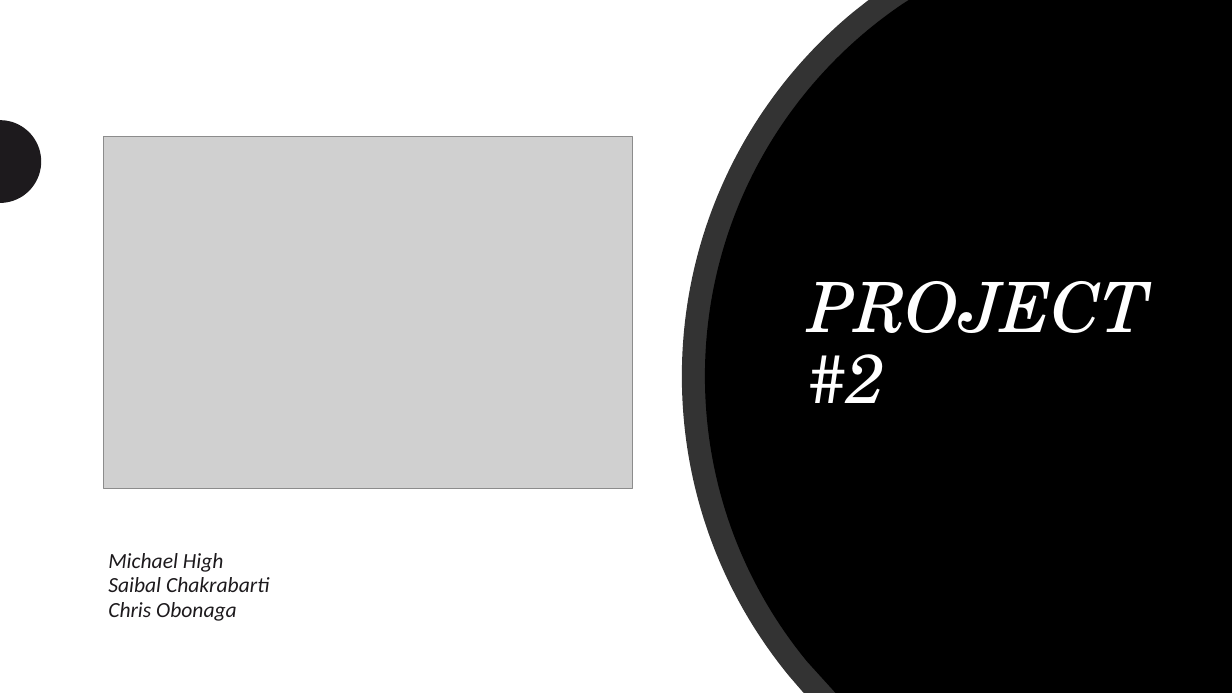
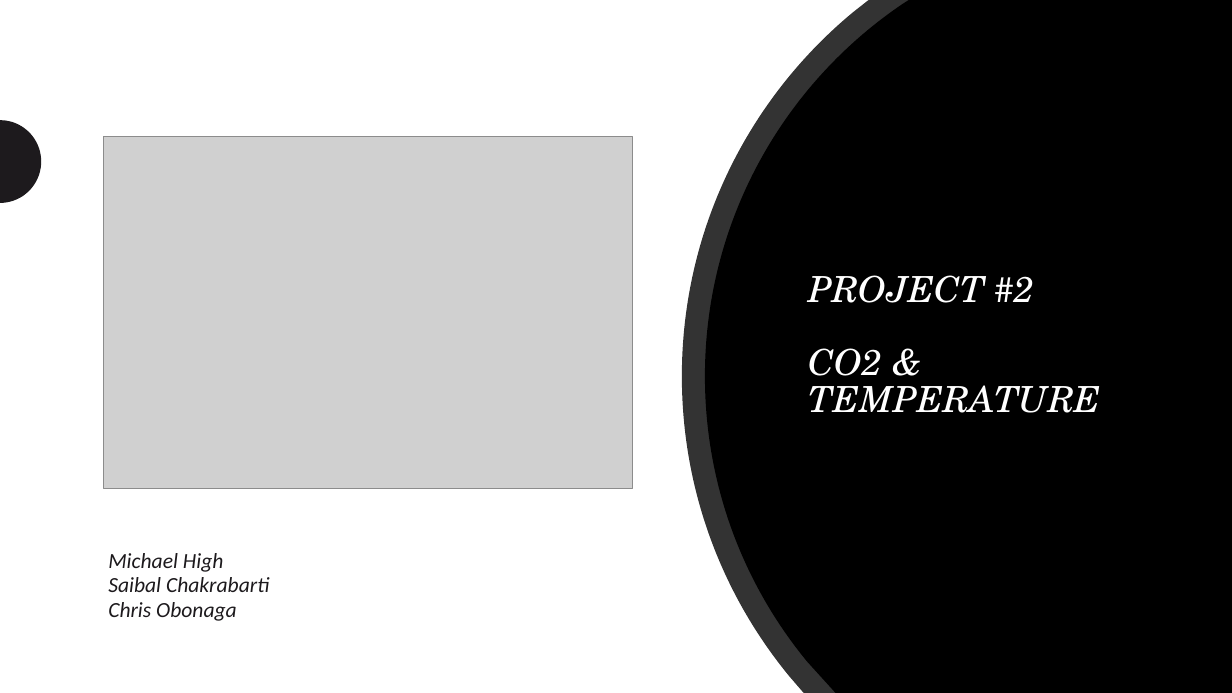
Before and after one commit to saibalchak/GTBootcamp_Project2, a slide deck: slide 1 of Project2.pptx. Drawn at 1232x693 pixels with LibreOffice and Linux fonts; fonts in the diff are those of the drawing; grey boxes stand for pictures. Boxes give left, top, right and bottom in pixels: in the first picture for what was removed or moved away, otherwise in the second. Text is boxed around its words. In the diff, an @@ line names an element or a change of style, - is before the commit and + after.

Commit message:
updated ppt
updated ppt

```diff
--- a/Project2.pptx
+++ b/Project2.pptx
@@ title at bbox=[809, 275, 1101, 413]: text changed; size 54 to 28 pt @@
-PROJECT #2
+PROJECT #2
+CO2 & TEMPERATURE
```
